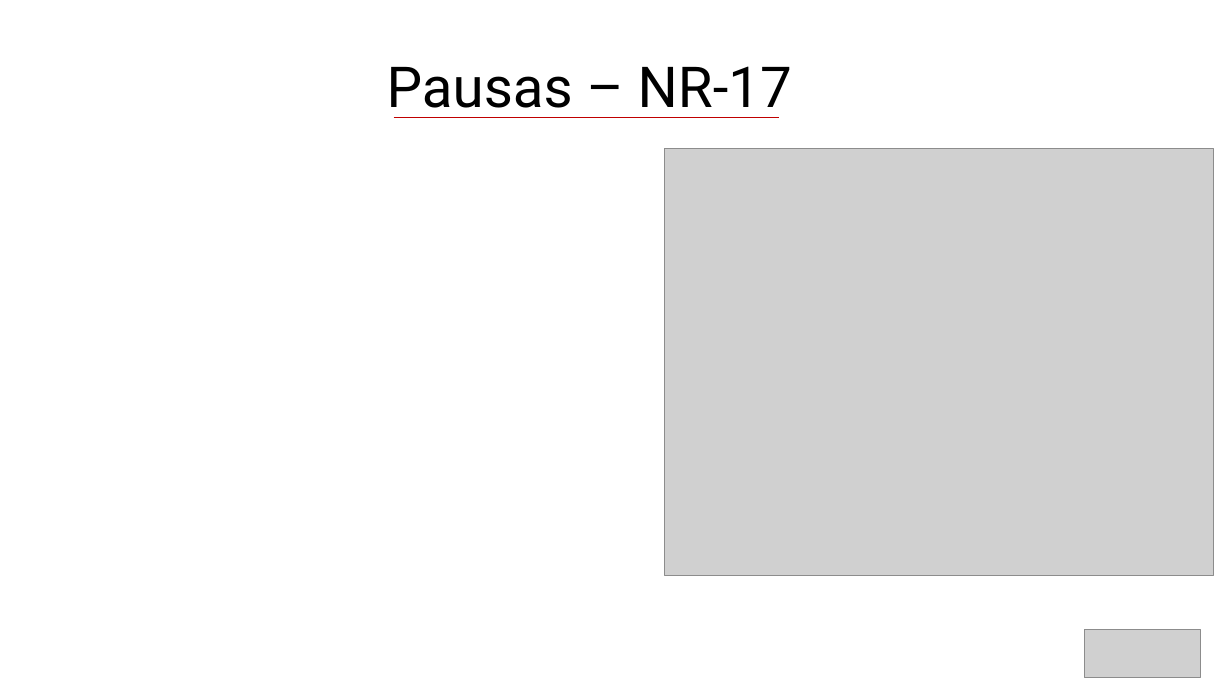
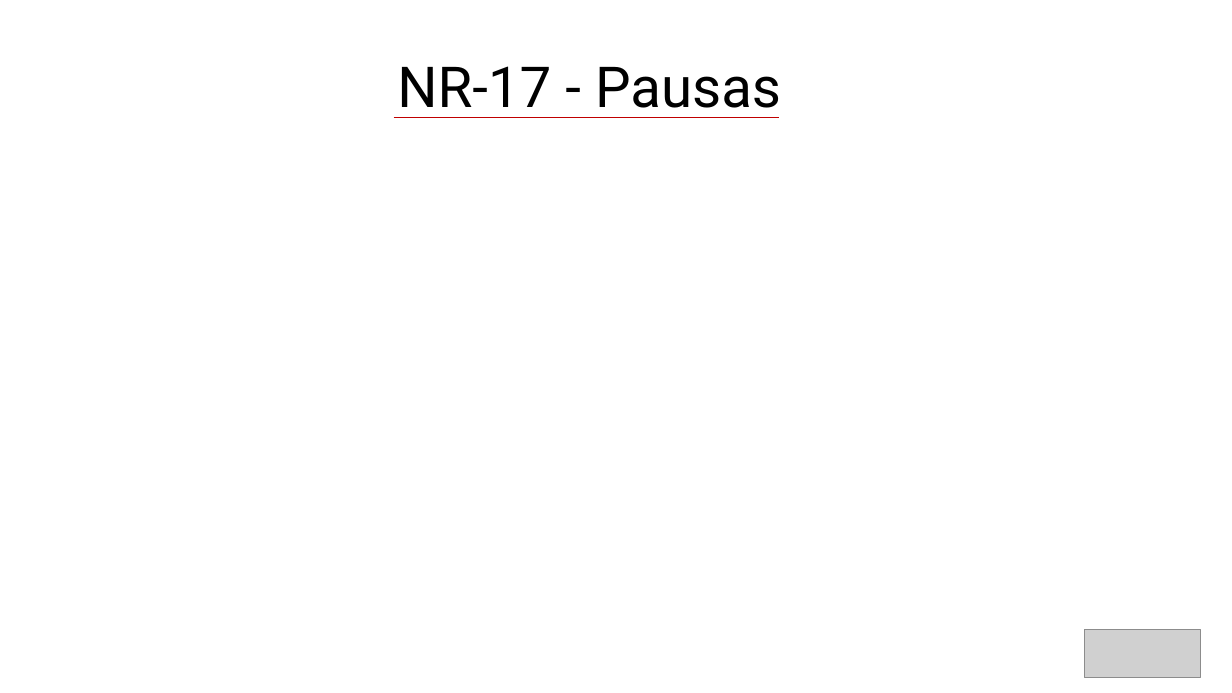
Before and after one commit to BandTec/grupo-07-adsa-20201, a slide deck: slide 6 of Documentação/Slide Final.pptx. Drawn at 1232x693 pixels with LibreOffice and Linux fonts; fonts in the diff are those of the drawing; grey boxes stand for pictures. Boxes give left, top, right and bottom in pixels: in the first picture for what was removed or moved away, otherwise in the second. Text is boxed around its words. In the diff, an @@ line names an element or a change of style, - is before the commit and + after.

Commit message:
Novas atualizações slide

```diff
--- a/Documentação/Slide Final.pptx
+++ b/Documentação/Slide Final.pptx
@@ text at [397,66,781,118]: text changed @@
-Pausas – NR-17
+NR-17 - Pausas
@@ picture removed at [665,149,1214,576] @@
```
